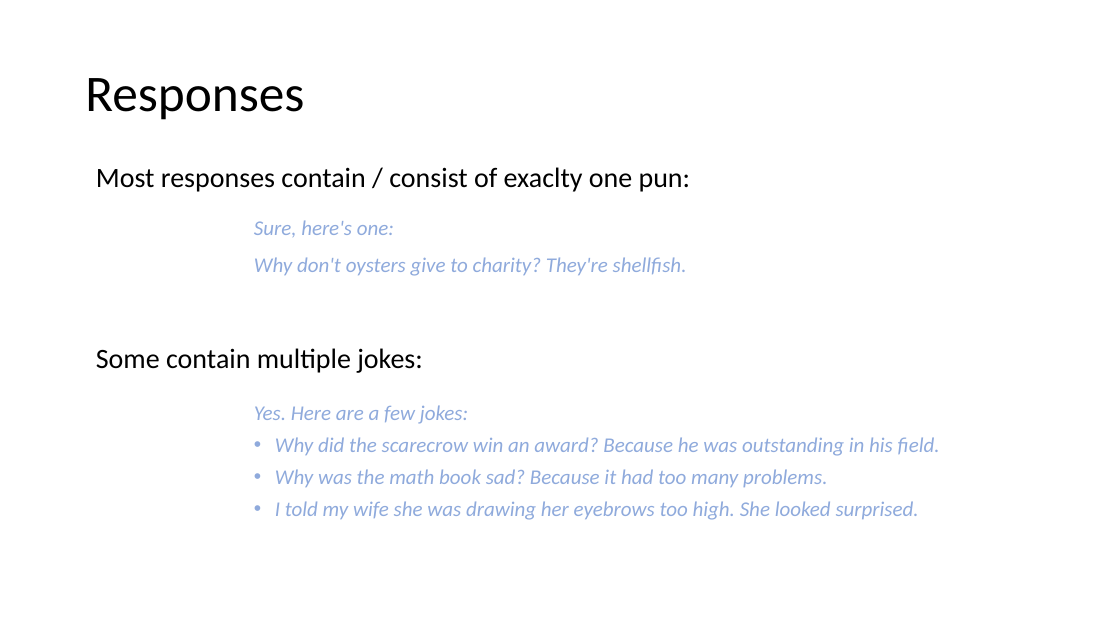
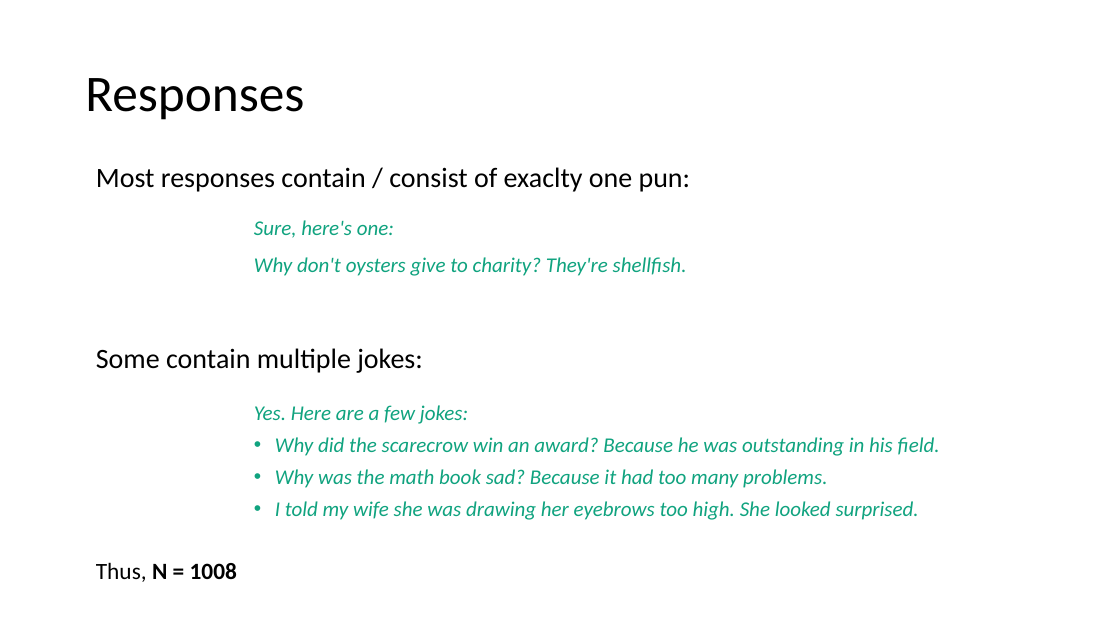
Before and after one commit to sciphie/JokeGPT, a slide deck: slide 5 of ChatGPT is fun –.pptm. Drawn at 1120x630 pixels with LibreOffice and Linux fonts; fonts in the diff are those of the drawing. Boxes give left, top, right and bottom in pixels: in the first picture for what was removed or moved away, otherwise in the second. Text is boxed around its words. In the diff, an @@ line names an element or a change of style, - is before the commit and + after.

```diff
--- a/ChatGPT is fun –.pptm
+++ b/ChatGPT is fun –.pptm
@@ text "Sure, here's one:" at [254, 220, 940, 520]: text colour #8FAADC to #10A37F @@
@@ text at [96, 562, 237, 582]: paragraph added @@
+Thus, N = 1008
```
Also in this commit, not shown: 12 other slides changed, 4 slides added, 4 slides removed, 4 other files.
